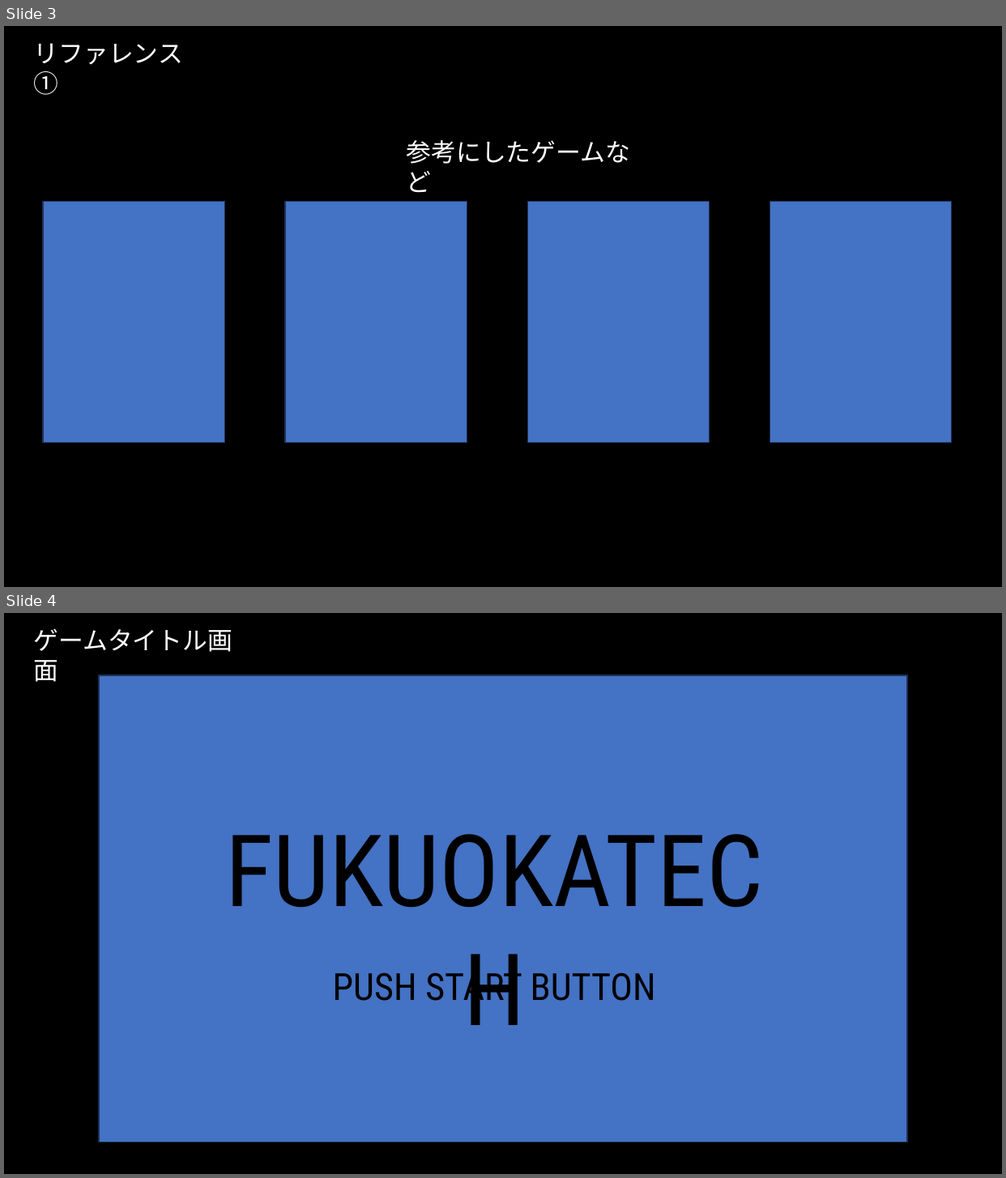
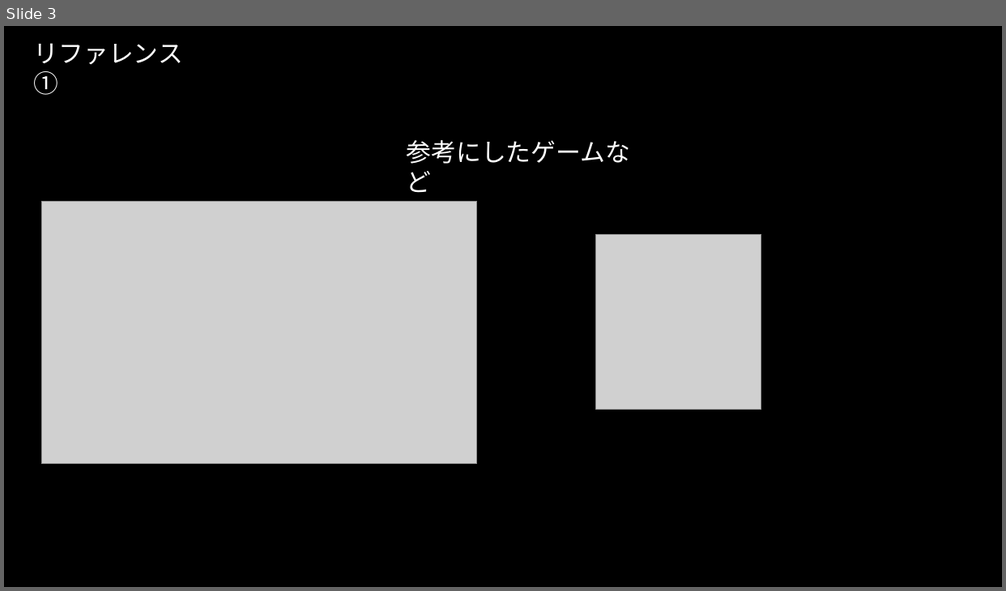
Before and after one commit to ryo-cpu/Camera, a slide deck: 概要書.pptx. Shown one above the other, each under a label of ours: slides 3 and 4 before the commit, slide 3 after it. The pictures are 1006x1178 and 1006x591 pixels, drawn with LibreOffice and Linux fonts; fonts in the diff are those of the drawing; grey boxes stand for pictures. Boxes give left, top, right and bottom in pixels: in the first picture for what was removed or moved away, otherwise in the second. Text is boxed around its words. In the diff, an @@ line names an element or a change of style, - is before the commit and + after.

```diff
--- a/概要書.pptx
+++ b/概要書.pptx
@@ slide 4 removed at bbox=[4, 613, 1002, 1174], background #FFFFFF @@
@@ rectangle removed at bbox=[4, 613, 1002, 1174] @@
@@ text removed at bbox=[34, 628, 233, 682] @@
-ゲームタイトル画面
@@ rectangle removed at bbox=[99, 675, 908, 1142] @@
@@ text removed at bbox=[189, 803, 799, 932] @@
-FUKUOKATECH
@@ text removed at bbox=[333, 966, 656, 1009] @@
-PUSH START BUTTON
@@ slide 3 changed as well @@
@@ picture added at bbox=[41, 201, 477, 464] @@
@@ rectangle removed at bbox=[527, 201, 710, 443] @@
@@ rectangle removed at bbox=[769, 201, 952, 443] @@
@@ picture added at bbox=[596, 234, 761, 409] @@
```
Also in this commit, not shown: 4 other slides changed, 1 slide added, 2 other slides removed, 6 other files.
